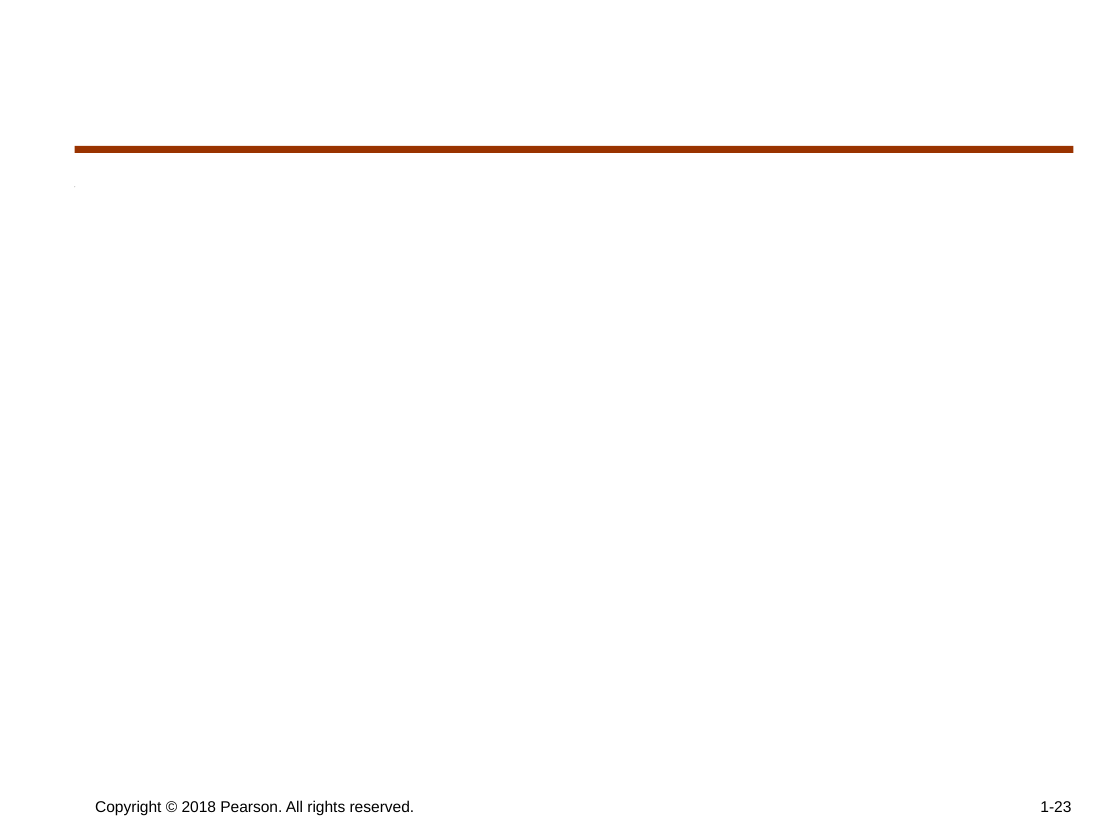
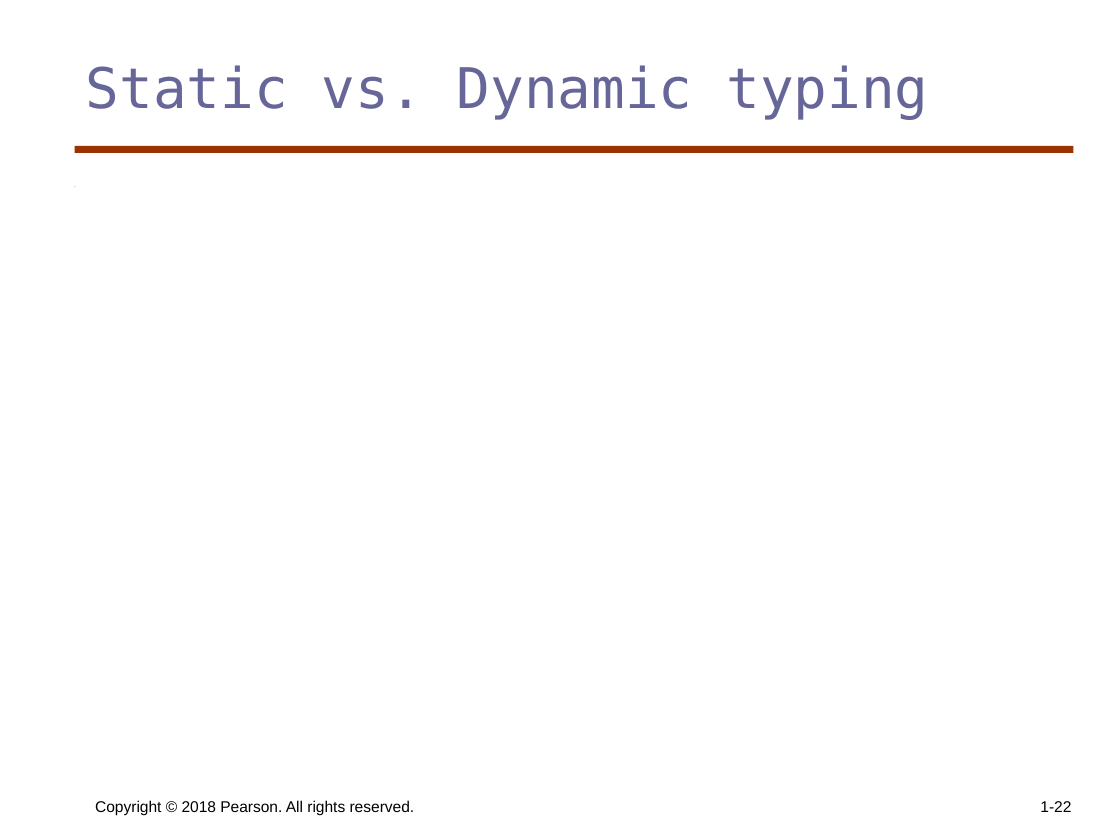
Before and after one commit to KurmasGVSU/KurmasGVSU.github.io, a slide deck: slide 22 of Teaching/Courses/W23/CIS343/LectureNotes/cis343_ch1pt2.pptx (slide 23 before the commit). Drawn at 1120x840 pixels with LibreOffice and Linux fonts; fonts in the diff are those of the drawing. Boxes give left, top, right and bottom in pixels: in the first picture for what was removed or moved away, otherwise in the second. Text is boxed around its words. In the diff, an @@ line names an element or a change of style, - is before the commit and + after.

```diff
--- a/Teaching/Courses/W23/CIS343/LectureNotes/cis343_ch1pt2.pptx
+++ b/Teaching/Courses/W23/CIS343/LectureNotes/cis343_ch1pt2.pptx
@@ title added at [86,65,928,119], 36 pt, text #666699 @@
+Static vs. Dynamic typing
@@ page number at [1040,801,1071,812]: text changed @@
-1-23
+1-22
```
Also in this commit, not shown: 6 other slides changed, 1 slide removed, 3 other files.
